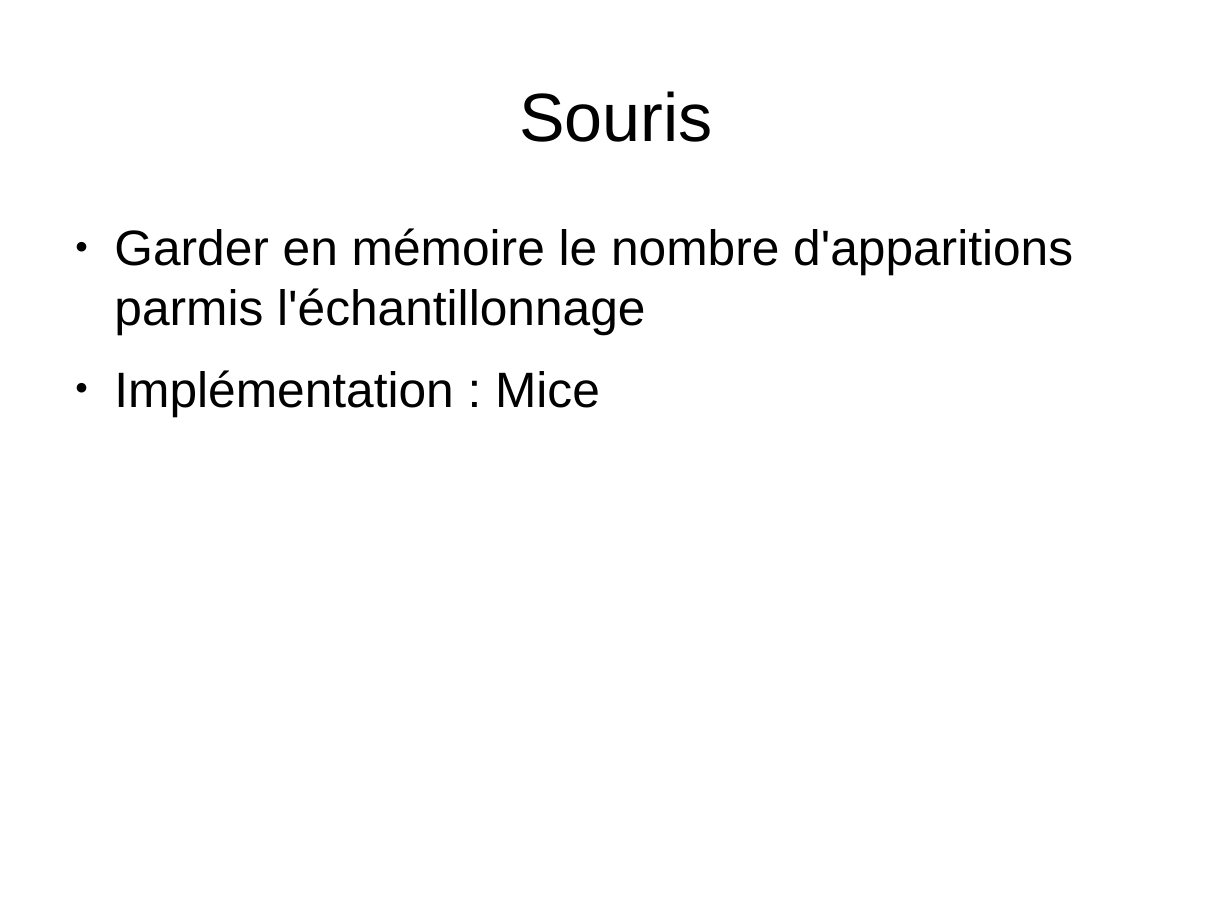
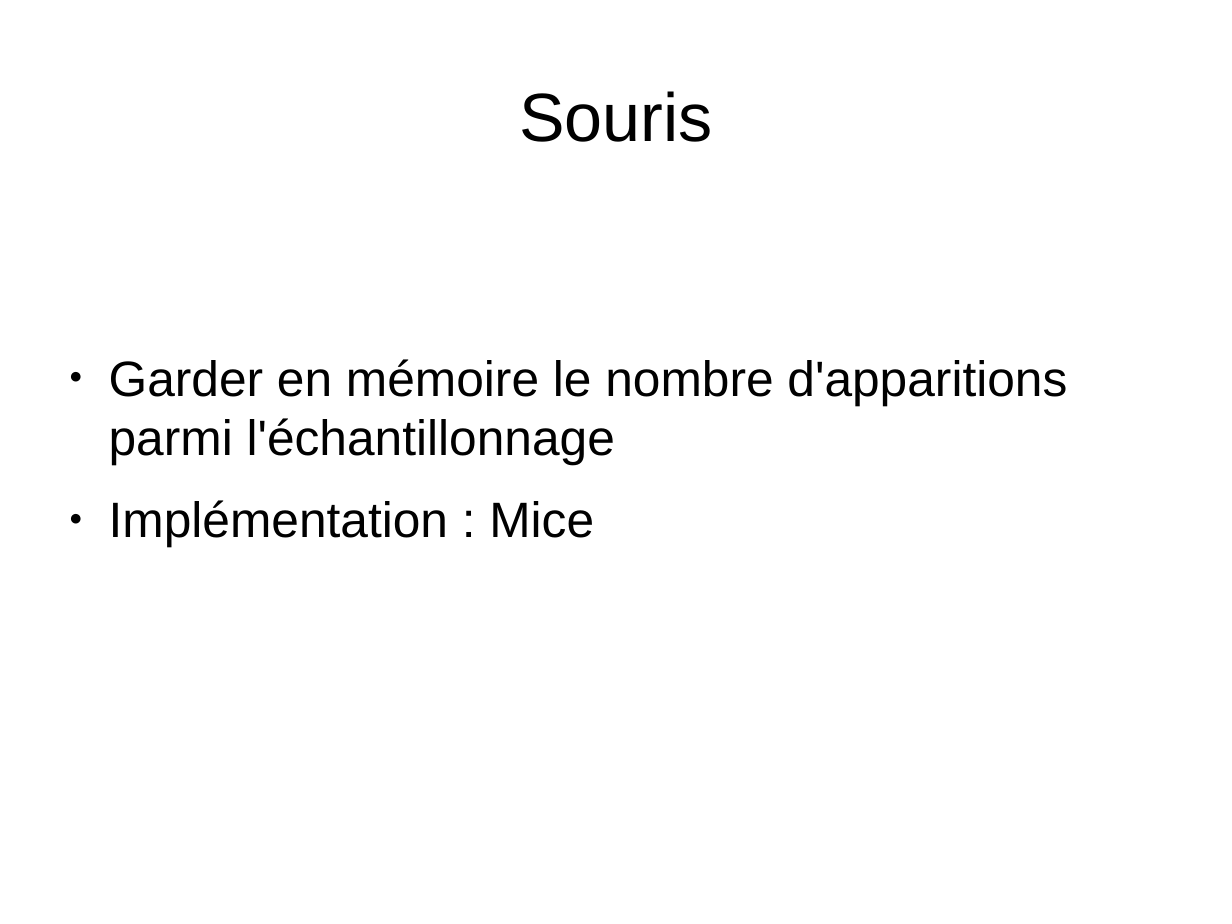
Before and after one commit to tal-chan/projet_inf431, a slide deck: slide 11 of Soutenance.odp. Drawn at 1232x924 pixels with LibreOffice and Linux fonts; fonts in the diff are those of the drawing. Boxes give left, top, right and bottom in pixels: in the first picture for what was removed or moved away, otherwise in the second. Text is boxed around its words. In the diff, an @@ line names an element or a change of style, - is before the commit and + after.

```diff
--- a/Soutenance.odp
+++ b/Soutenance.odp
@@ text "Garder en mémoire le nombre ...": place and size @@
-text "Garder en mémoire le nombre ..." at [114, 228, 1073, 416]
+text "Garder en mémoire le nombre ..." at [109, 359, 1067, 546]
@@ text at [109, 359, 1067, 465]: text changed @@
-● Garder en mémoire le nombre d'apparitions parmis l'échantillonnage
+● Garder en mémoire le nombre d'apparitions parmi l'échantillonnage
```
Also in this commit, not shown: 6 other slides changed.
